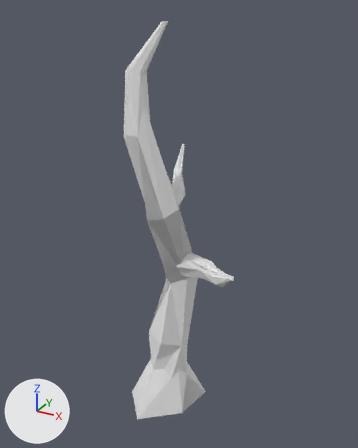
The FBX model Assets/Models/FBX/01/Drzewa/Tree_04.fbx as it was, and as the next commit left it.
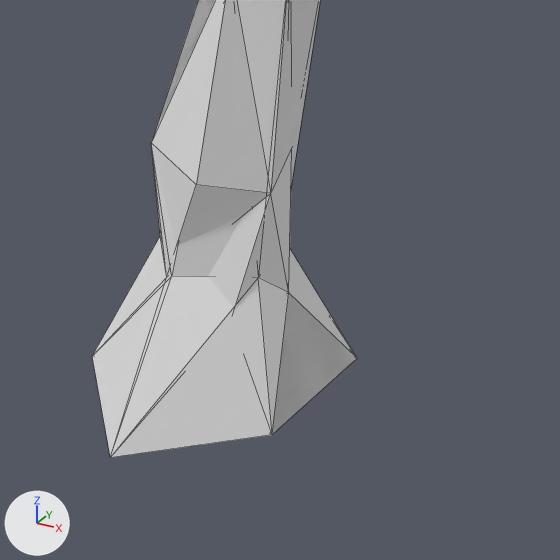
There are two pictures of each version: one whole from a camera (50 mm lens) standing at (8.01, -13.71, 13.83) and looking at (0.49, -0.03, 6.99), one close up on the part from 30% to 73% of the width and 65% to 100% of the height. The lights are fixed; the arrows at lower left show +X, +Y and +Z. The last two pictures show the newer version. The close-ups show mesh edges as thin lines. Where no turn or scale is listed for an object, it has been applied to the vertices.

The first close-up shows 'Tree_04_0', 'Tree_04_1'.
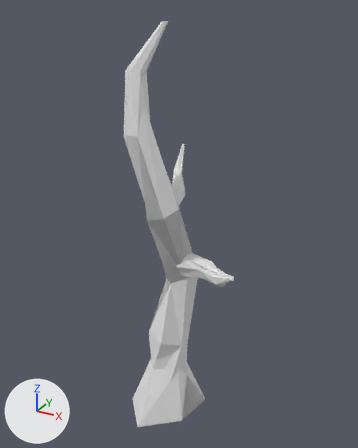
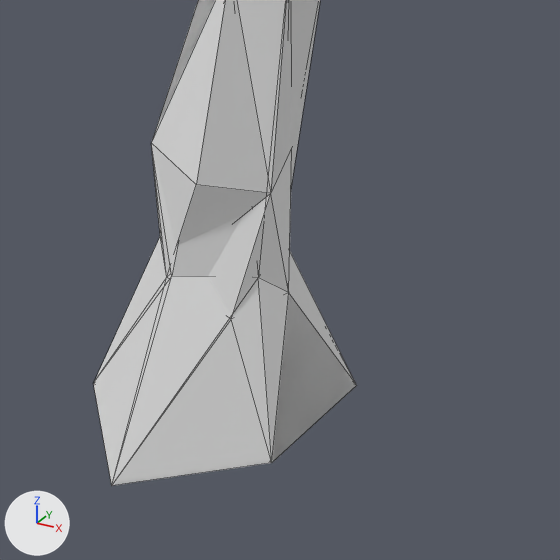
Diff of the bpy script that builds the scene:
```diff
--- a/Assets/Models/FBX/01/Drzewa/Tree_04.fbx.py
+++ b/Assets/Models/FBX/01/Drzewa/Tree_04.fbx.py
@@ me_cylinder_002 @@
 # used by ob_tree_04_1; location = (0.0, 0.0, 0.0)
 # before: 0 (0.05, 1.5, -0.6), 1 (1.33, 0.71, -0.6) at pixel (357, 358), 3 (1.03, -0.77, -0.6) at pixel (272, 434), 4 (-0.31, -1.88, -0.6) at pixel (110, 457), 6 (-1.32, -0.71, -0.6) at pixel (92, 356)
 # before: 7 (-0.98, 0.67, -0.6)
-me_cylinder_002.from_pydata(...)  # 51 vertices, 90 faces; spans x -1.32..3.14, y -1.88..1.52, z -0.6..13.43
+me_cylinder_002.from_pydata(...)  # 51 vertices, 90 faces; spans x -1.32..3.14, y -1.88..1.52, z -1.0..13.43
+# me_cylinder_002 part 1
+for i in [0, 1, 3, 4, 6, 7]: me_cylinder_002.vertices[i].co += Vector((0.0, 0.0, -0.4))
@@ me_cylinder_001 @@
 # used by ob_tree_04_0; location = (0.0, 0.0, 0.0)
 # before: 0 (0.05, 1.5, -0.6), 2 (1.33, 0.71, -0.6) at pixel (357, 358), 4 (1.03, -0.77, -0.6) at pixel (272, 434), 6 (-0.31, -1.88, -0.6) at pixel (110, 457), 8 (-1.32, -0.71, -0.6) at pixel (92, 356)
 # before: 10 (-0.98, 0.67, -0.6)
-me_cylinder_001.from_pydata(...)  # 96 vertices, 180 faces; spans x -1.32..3.2, y -1.88..1.53, z -0.6..13.42
+me_cylinder_001.from_pydata(...)  # 96 vertices, 180 faces; spans x -1.32..3.2, y -1.88..1.53, z -1.0..13.42
+# me_cylinder_001 part 2
+for i in [0, 2, 4, 6, 8, 10]: me_cylinder_001.vertices[i].co += Vector((0.0, 0.0, -0.4))
```

Changed parts and their boxes [x1, y1, x2, y2] in the close-ups (560 x 560 px; the box of a moved part takes in the faces that stretch with it):
'Tree_04_0', reshaped
    before: [151, 0, 357, 446]
    after: [94, 0, 357, 486]
'Tree_04_1', reshaped
    before: [92, 0, 356, 458]
    after: [93, 0, 356, 486]
part 1 of me_cylinder_002, moved or reshaped
    before: [92, 237, 356, 458]
    after: [93, 252, 356, 486]
part 2 of me_cylinder_001, moved or reshaped
    before: [196, 294, 357, 446]
    after: [94, 237, 357, 486]
